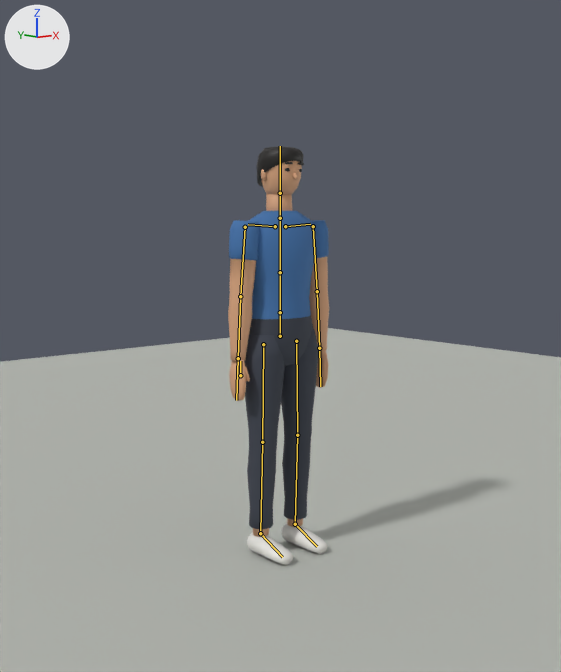
What one commit did to the Blender file assets/blender/characters/pedestrian.blend.
One viewpoint serves both versions: the file's camera 'preview_camera'. Lighting does not change. The marker at upper left points along +X, +Y and +Z. The older version comes first. The bones that bend it are drawn over the model as lines.

The first picture shows 'body', 'hair', 'head', 'preview_ground'.
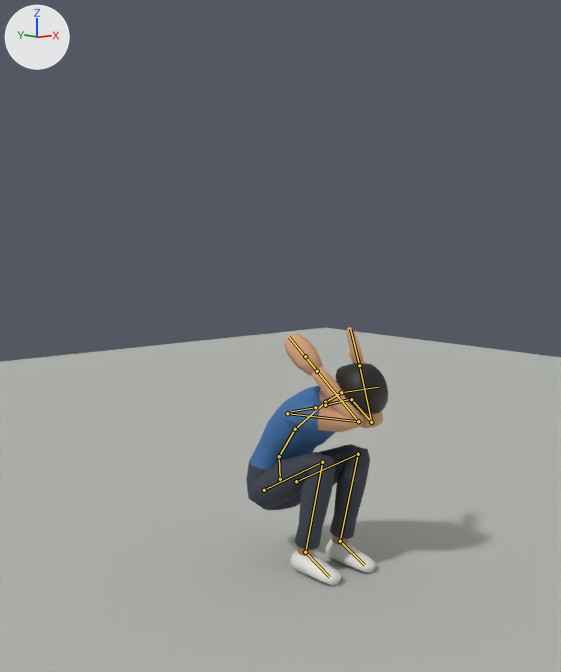
The newer file adds an action. The first version stands in its rest pose; the second is drawn at frame -3 of the action 'cower'.

Pixel boxes [x1, y1, x2, y2] of what changed, in the pictures (561 x 672 px):
'body', posed (35% wider, 30% shorter)
    before: [228, 194, 329, 565]
    after: [246, 327, 383, 586]
'hair', posed (8% wider, 24% taller)
    before: [256, 146, 304, 187]
    after: [336, 363, 388, 414]
'head', posed (mostly hidden afterwards)
    before: [261, 161, 304, 195]
    after: [335, 379, 365, 415]
bone 'Hips', root to tip
    before: (280, 336) to (280, 312)
    after: (280, 479) to (279, 456)
bone 'Spine', root to tip
    before: (280, 312) to (280, 272)
    after: (279, 456) to (295, 429)
bone 'Chest', root to tip
    before: (280, 272) to (280, 218)
    after: (295, 429) to (325, 402)
bone 'Neck', root to tip
    before: (280, 218) to (280, 193)
    after: (325, 402) to (341, 392)
bone 'Head', root to tip
    before: (280, 193) to (280, 146)
    after: (341, 392) to (378, 387)
bone 'LeftUpperArm', root to tip
    before: (313, 226) to (317, 291)
    after: (351, 399) to (371, 422)
bone 'LeftLowerArm', root to tip
    before: (317, 291) to (319, 348)
    after: (371, 422) to (359, 365)
bone 'RightUpperArm', root to tip
    before: (245, 227) to (240, 296)
    after: (287, 413) to (358, 421)
bone 'RightLowerArm', root to tip
    before: (240, 296) to (238, 358)
    after: (358, 421) to (317, 371)
bone 'LeftUpperLeg', root to tip
    before: (296, 341) to (297, 435)
    after: (296, 481) to (358, 454)
bone 'LeftLowerLeg', root to tip
    before: (297, 435) to (295, 524)
    after: (358, 454) to (340, 541)
bone 'LeftFoot', root to tip
    before: (295, 524) to (317, 546)
    after: (340, 541) to (364, 565)
bone 'RightUpperLeg', root to tip
    before: (263, 344) to (262, 442)
    after: (264, 490) to (322, 462)
bone 'RightLowerLeg', root to tip
    before: (262, 442) to (260, 533)
    after: (322, 462) to (305, 552)
bone 'RightFoot', root to tip
    before: (260, 533) to (282, 557)
    after: (305, 552) to (329, 577)

What the commit changed:
Bone 'Hips' (bone_hips) moves from (0.0, 0.0, 0.0) to (0.0, -0.631, 0.0).
Bone 'Hips' (bone_hips) turns from (0, 0, 0) to (-4, 0, 0) degrees about its own x, y and z.
Bone 'Spine' (bone_spine) turns from (0, 0, 0) to (40, 2, 0) degrees about its own x, y and z.
Bone 'Chest' (bone_chest) turns from (0, 0, 0) to (15, 2, 0) degrees about its own x, y and z.
Bone 'Neck' (bone_neck) turns from (0, 0, 0) to (10, 0, 0) degrees about its own x, y and z.
Bone 'Head' (bone_head) turns from (0, 0, 0) to (15, 2, 0) degrees about its own x, y and z.
Bone 'LeftUpperArm' (bone_leftupperarm) turns from (0, 0, 0) to (-138, 2, -31) degrees about its own x, y and z.
Bone 'LeftLowerArm' (bone_leftlowerarm) turns from (0, 0, 0) to (-135, -9, 4) degrees about its own x, y and z.
Bone 'RightUpperArm' (bone_rightupperarm) turns from (0, 0, 0) to (-141, -4, 31) degrees about its own x, y and z.
Bone 'RightLowerArm' (bone_rightlowerarm) turns from (0, 0, 0) to (-135, 9, -4) degrees about its own x, y and z.
Bone 'LeftUpperLeg' (bone_leftupperleg) turns from (0, 0, 0) to (-114, -2, 0) degrees about its own x, y and z.
Bone 'LeftLowerLeg' (bone_leftlowerleg) turns from (0, 0, 0) to (130, 0, 0) degrees about its own x, y and z.
Bone 'LeftFoot' (bone_leftfoot) turns from (0, 0, 0) to (-12, 0, 0) degrees about its own x, y and z.
Bone 'RightUpperLeg' (bone_rightupperleg) turns from (0, 0, 0) to (-114, 2, 0) degrees about its own x, y and z.
Bone 'RightLowerLeg' (bone_rightlowerleg) turns from (0, 0, 0) to (130, 0, 0) degrees about its own x, y and z.
Bone 'RightFoot' (bone_rightfoot) turns from (0, 0, 0) to (-12, 0, 0) degrees about its own x, y and z.
